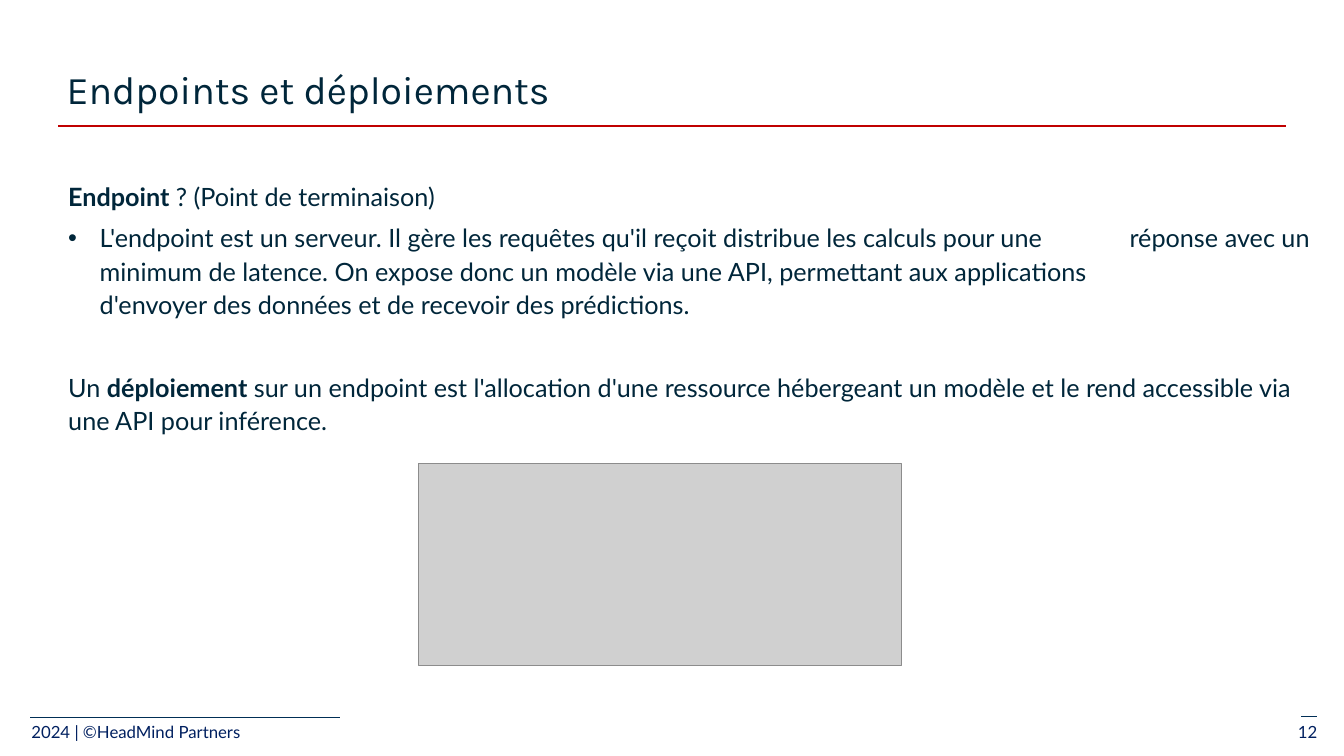
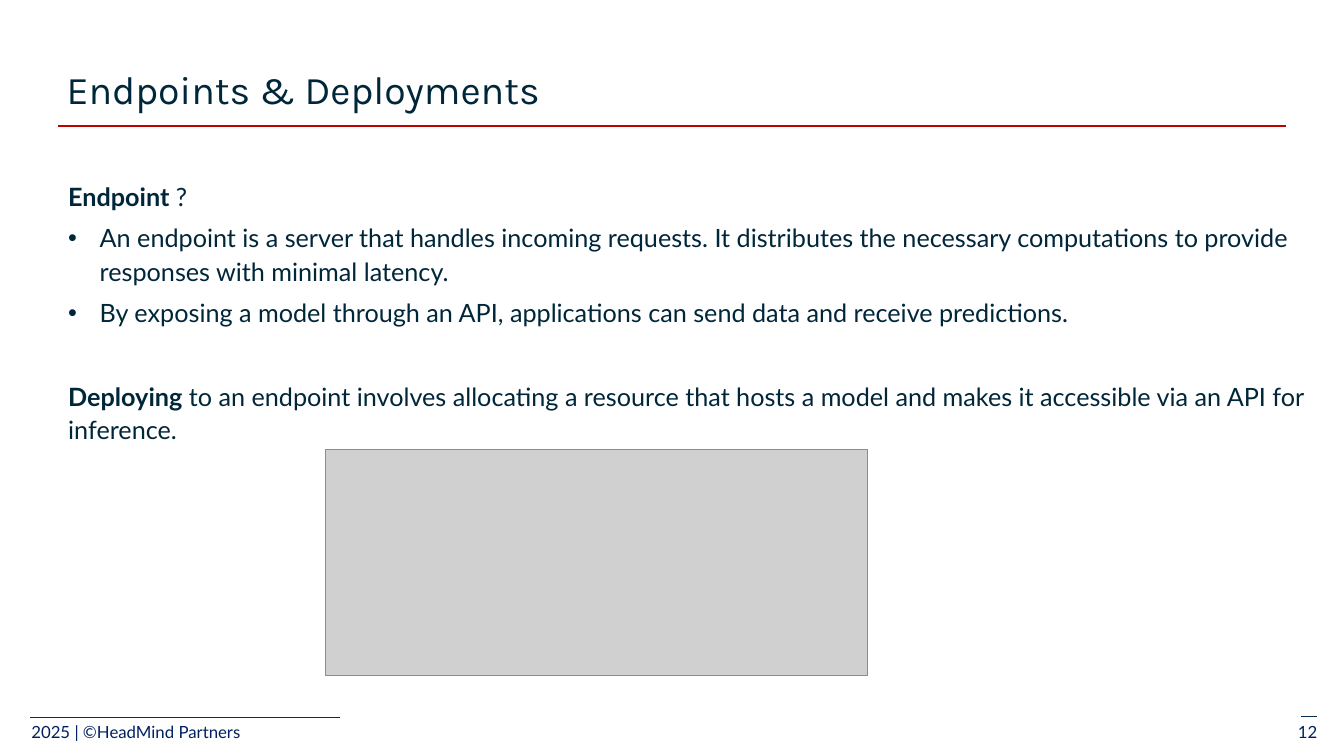
Before and after one commit to plpv/mlops-azure-course, a slide deck: slide 12 of slides/2_deploy-model_azure/2-Train and deploy ML models.pptx. Drawn at 1344x756 pixels with LibreOffice and Linux fonts; fonts in the diff are those of the drawing; grey boxes stand for pictures; background and template pictures are left out. Boxes give left, top, right and bottom in pixels: in the first picture for what was removed or moved away, otherwise in the second. Text is boxed around its words. In the diff, an @@ line names an element or a change of style, - is before the commit and + after.

```diff
--- a/slides/2_deploy-model_azure/2-Train and deploy ML models.pptx
+++ b/slides/2_deploy-model_azure/2-Train and deploy ML models.pptx
@@ title at bbox=[67, 77, 540, 114]: text changed @@
-Endpoints et déploiements
+Endpoints & Deployments
@@ text at bbox=[68, 187, 1304, 439]: text changed @@
-Endpoint ? (Point de terminaison)
-• L'endpoint est un serveur. Il gère les requêtes qu'il reçoit distribue les calculs pour une réponse avec un minimum de latence. On expose donc un modèle via une API, permettant aux applications d'envoyer des données et de recevoir des prédictions.
-Un déploiement sur un endpoint est l'allocation d'une ressource hébergeant un modèle et le rend accessible via une API pour inférence.
+Endpoint ?
+• An endpoint is a server that handles incoming requests. It distributes the necessary computations to provide responses with minimal latency.
+• By exposing a model through an API, applications can send data and receive predictions.
+Deploying to an endpoint involves allocating a resource that hosts a model and makes it accessible via an API for inference.
@@ picture: place and size @@
-picture at bbox=[419, 464, 902, 665]
+picture at bbox=[326, 450, 867, 676]
@@ text at bbox=[31, 725, 241, 738]: text changed @@
-2024 | ©HeadMind Partners
+2025 | ©HeadMind Partners
```
Also in this commit, not shown: 13 other slides changed, 1 slide added, 1 slide removed.
